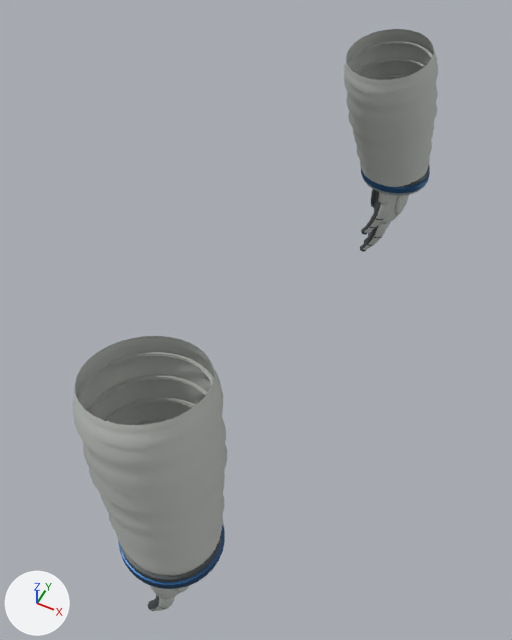
The glTF model SourceArt/Suit/Rig/SK_A7L_Hands.glb: old version first, new version second.
Rendered twice from a 50 mm lens placed at (0.303, -0.653, 0.67), pointed at (0.002, -0.052, -0.082). Arrows for +X, +Y and +Z are at lower left; the lights stay in place. The older version comes first.

The older version as bpy lines, for what is in view:
```python
mat_blue = principled_material('Blue')
mat_blue.base_color = (0.035, 0.12, 0.28)  # blue #356190
mat_blue.metallic = 0.85
mat_blue.roughness = 0.4
mat_cloth = principled_material('Cloth')
mat_cloth.base_color = (0.52, 0.54, 0.51)  # light grey #bfc2bd
mat_cloth.roughness = 0.82
me_sk_a7l_hands = bpy.data.meshes.new('SK_A7L_Hands')
me_sk_a7l_hands.from_pydata(...)  # 32508 vertices, 62944 faces; spans x -0.037..0.12, y -0.438..0.438, z -0.266..0.154
# faces by material slot: [26896, 31184, 2432, 2432]
me_sk_a7l_hands.materials.append(mat_cloth)  # light grey #bfc2bd
me_sk_a7l_hands.materials.append(mat_rubber)  # dark grey #42484b
me_sk_a7l_hands.materials.append(mat_metal)  # grey #aab1b5
me_sk_a7l_hands.materials.append(mat_blue)  # blue #356190
ob_sk_a7l_hands = bpy.data.objects.new('SK_A7L_Hands', me_sk_a7l_hands)
ob_sk_a7l_hands.location = (0.0, 0.0, 0.0)
```
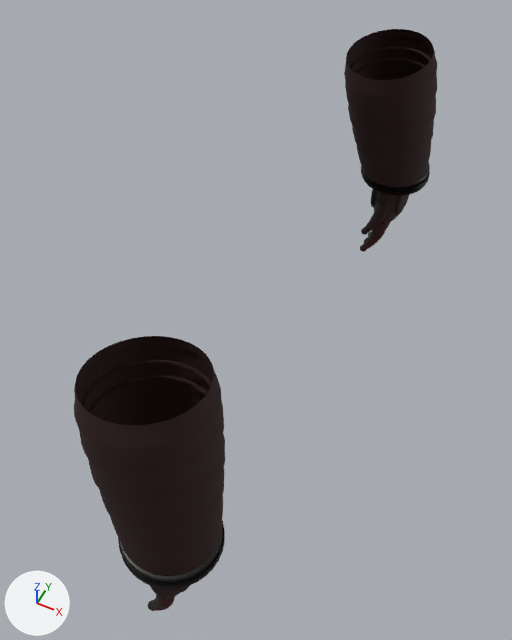
Changed parts and their boxes (x1, y1, x2, y2) in the pictures (512 x 640 px):
'SK_A7L_Hands', recoloured
    both: (74, 29, 437, 611)

What changed in the scene script:
```text
Change mat_cloth:
    where n0 = _N.new('ShaderNodeBsdfPrincipled'); n0.name = 'Principled BSDF'
    remove n0.inputs[0].default_value = (0.52, 0.54, 0.51, 1.0)  # 'Base Color', light grey #bfc2bd
    add n2 = _N.new('ShaderNodeMix'); n2.name = 'Mix'
    add n2.data_type = 'RGBA'
    add n2.blend_type = 'MULTIPLY'
    add n2.inputs[0].default_value = 1.0  # 'Factor'
    add n2.inputs[7].default_value = (0.52, 0.54, 0.51, 1.0)  # 'B', light grey #bfc2bd
    add n3 = _N.new('ShaderNodeVertexColor'); n3.name = 'Color Attribute'
    add _L.new(n2.outputs[2], n0.inputs[0])  # 'Result' to 'Base Color'
    add _L.new(n3.outputs[0], n2.inputs[6])  # 'Color' to 'A'
Change mat_blue:
    where n0 = _N.new('ShaderNodeBsdfPrincipled'); n0.name = 'Principled BSDF'
    remove n0.inputs[0].default_value = (0.035, 0.12, 0.28, 1.0)  # 'Base Color', blue #356190
    add n2 = _N.new('ShaderNodeMix'); n2.name = 'Mix'
    add n2.data_type = 'RGBA'
    add n2.blend_type = 'MULTIPLY'
    add n2.inputs[0].default_value = 1.0  # 'Factor'
    add n2.inputs[7].default_value = (0.035, 0.12, 0.28, 1.0)  # 'B', blue #356190
    add n3 = _N.new('ShaderNodeVertexColor'); n3.name = 'Color Attribute'
    add _L.new(n2.outputs[2], n0.inputs[0])  # 'Result' to 'Base Color'
    add _L.new(n3.outputs[0], n2.inputs[6])  # 'Color' to 'A'
```
